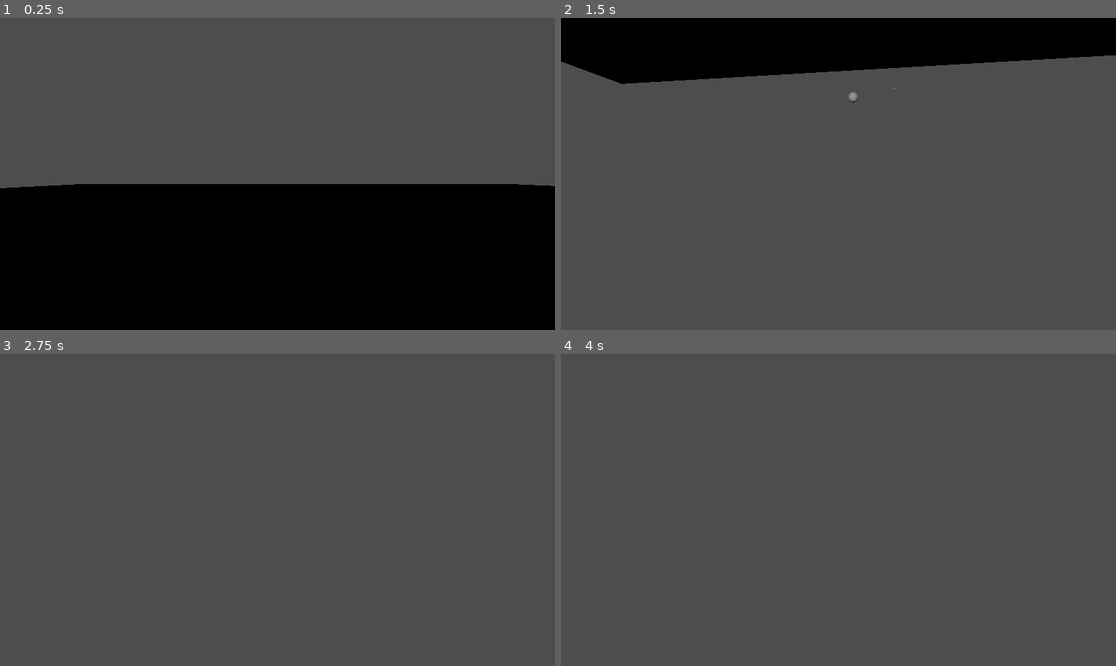
Above: before the commit, frames 1-4 (two rows, left to right).
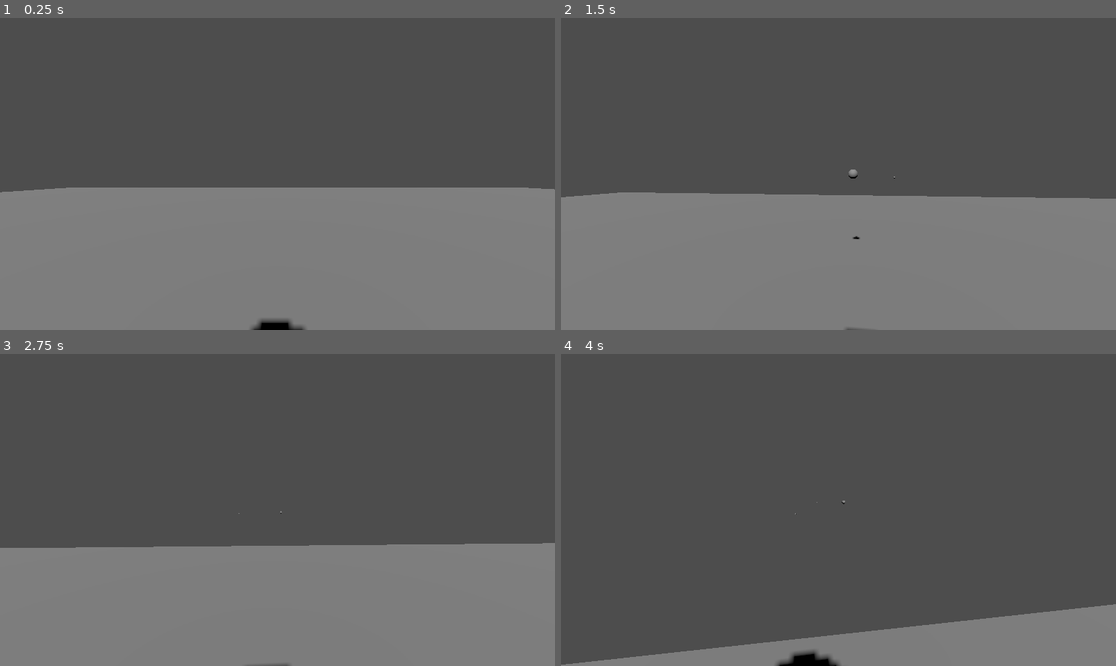
Above: after the commit, the same moments.

Repository: Sh1tmunch3r/simple-fps
Game: Godot game, scene res://World.tscn
Same seed, same stepped clock (60 frames per second), same inputs: the game is played once before the commit and once after it. This scene is started directly instead of the project's main scene.
Inputs (mouse positions are in pixels of both pictures, inside the frame that each line leads up to):
- Up to frame 1 (0.25 s): no input
- Up to frame 2 (1.5 s): move the mouse to (866, 174) at 0.52 s; press the mouse at (866, 174) at 0.53 s; hold W (move_forward) from 0.53 s (still down); tap Space (jump) at 0.77 s; move the mouse to (810, 174) at 1.27 s; release the mouse at (810, 174) at 1.28 s; click (810, 174) at 1.35 s
- Up to frame 3 (2.75 s): keep holding W (move_forward); tap Space (jump) at 1.52 s; move the mouse to (288, 503) at 2.02 s; press the mouse at (288, 503) at 2.03 s
- Up to frame 4 (4 s): keep holding W (move_forward); move the mouse to (832, 516) at 2.77 s; release the mouse at (832, 516) at 2.78 s; click (832, 516) at 2.85 s; tap Space (jump) at 3.02, 3.77 s; move the mouse to (877, 513) at 3.52 s; press the mouse at (877, 513) at 3.53 s

The runs differ from the first frame. In frame 1, 47% of the frame differs, in the area x 0-100%, y 53-100%; in frame 2, 60%, in the area x 0-100%, y 0-100%; in frame 3, 39%; in frame 4, 10%.

Commit message:
Add visual meshes, collision, and improve scene setup
Co-authored-by: Sh1tmunch3r <117558507+Sh1tmunch3r@users.noreply.github.com>

Diff:
--- a/Bullet.tscn
+++ b/Bullet.tscn
@@ -17,3 +17,5 @@
 
 [node name="MeshInstance3D" type="MeshInstance3D" parent="."]
 mesh = SubResource("SphereMesh_qvus8")
+
+[connection signal="body_entered" from="." to="." method="_on_body_entered"]
--- a/Player.tscn
+++ b/Player.tscn
@@ -1,8 +1,10 @@
-[gd_scene load_steps=3 format=3 uid="uid://chjsy4xnke7tw"]
+[gd_scene load_steps=4 format=3 uid="uid://chjsy4xnke7tw"]
 
 [ext_resource type="Script" path="res://player.gd" id="1_player"]
 
 [sub_resource type="CapsuleShape3D" id="CapsuleShape3D_kyqiw"]
+
+[sub_resource type="CapsuleMesh" id="CapsuleMesh_player"]
 
 [node name="Player" type="CharacterBody3D"]
 script = ExtResource("1_player")
@@ -11,6 +13,7 @@
 shape = SubResource("CapsuleShape3D_kyqiw")
 
 [node name="MeshInstance3D" type="MeshInstance3D" parent="."]
+mesh = SubResource("CapsuleMesh_player")
 
 [node name="Camera3D" type="Camera3D" parent="."]
 transform = Transform3D(1, 0, 0, 0, 1, 0, 0, 0, 1, 0, 0.5, 0)
--- a/World.tscn
+++ b/World.tscn
@@ -9,6 +9,9 @@
 
 [node name="Floor" type="CSGBox3D" parent="."]
 transform = Transform3D(1, 0, 0, 0, 1, 0, 0, 0, 1, 0, -0.5, 0)
+use_collision = true
 size = Vector3(50, 1, 50)
 
 [node name="DirectionalLight3D" type="DirectionalLight3D" parent="."]
+transform = Transform3D(1, 0, 0, 0, 0.707107, 0.707107, 0, -0.707107, 0.707107, 0, 5, 5)
+shadow_enabled = true
--- a/bullet.gd
+++ b/bullet.gd
@@ -4,12 +4,18 @@
 var lifetime := 2.0
 
 func _ready():
-	$CollisionShape3D.disabled = false
+	# Enable collision
+	if has_node("CollisionShape3D"):
+		$CollisionShape3D.disabled = false
+	# Auto-destroy after lifetime
 	await get_tree().create_timer(lifetime).timeout
-	queue_free()
+	if is_instance_valid(self):
+		queue_free()
 
 func _physics_process(delta):
+	# Move forward in local space
 	translate(Vector3(0, 0, -SPEED * delta))
 
 func _on_body_entered(body):
+	print("[Bullet] Hit: ", body.name)
 	queue_free()
--- a/weapon.gd
+++ b/weapon.gd
@@ -1,5 +1,4 @@
 extends Node3D
-@export var player_scene: PackedScene
 
 # Optional: You can add weapon logic/animations here if desired.
-# For now, weapon animation is triggered from the player.gd script.
+# For now, weapon is controlled from the player.gd script.
Not shown, added: .gitignore
